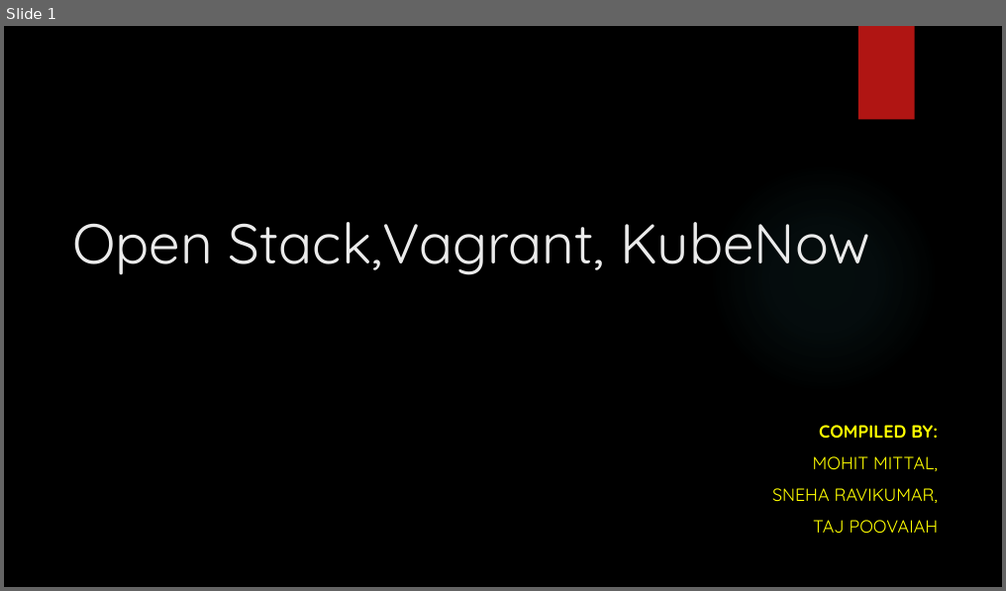
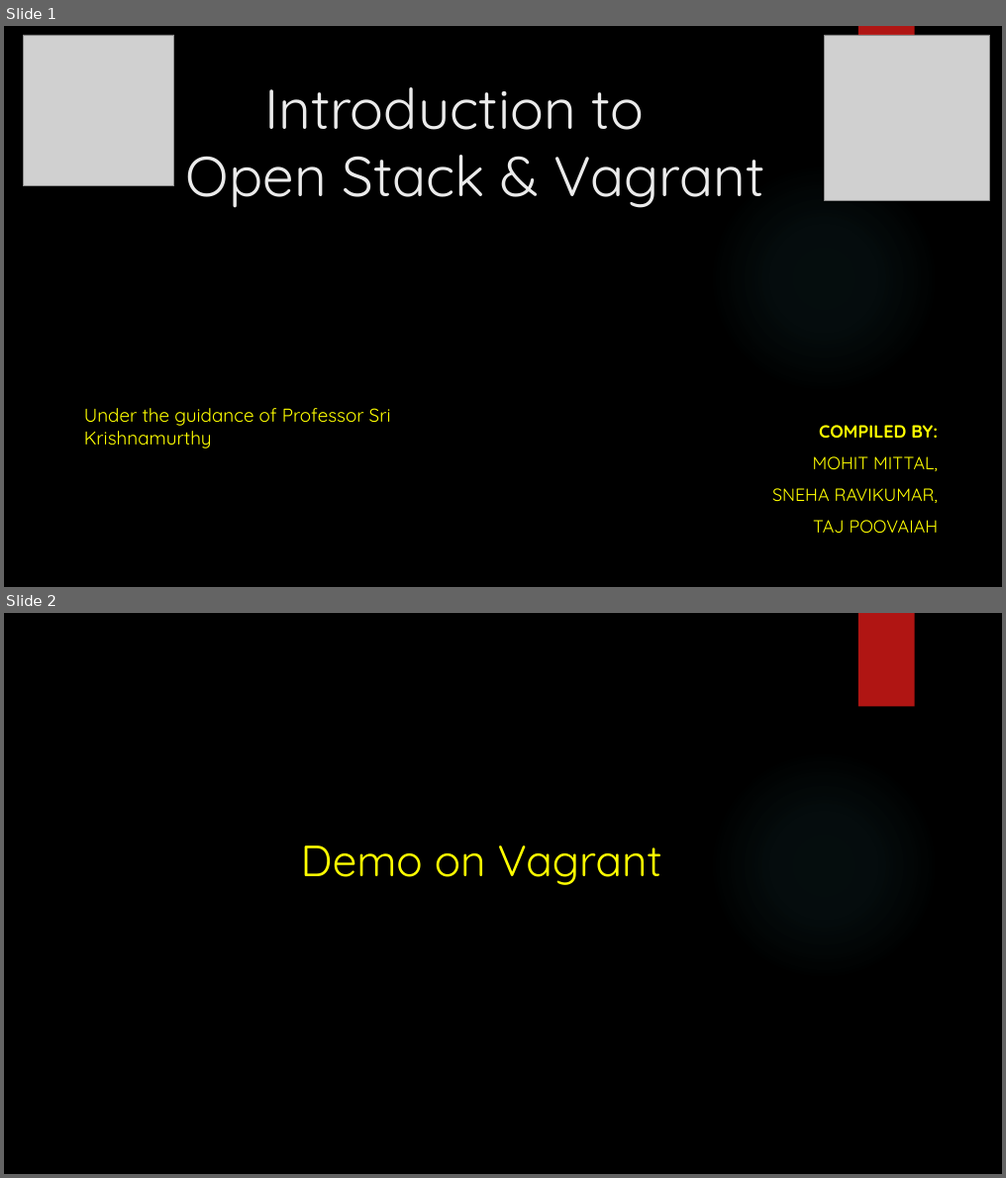
Before and after one commit to pptaj/ADS_Presentation, a slide deck: ADS_Presentation.pptx. Shown one above the other, each under a label of ours: slide 1 before the commit, slides 1 and 2 after it. The pictures are 1006x591 and 1006x1178 pixels, drawn with LibreOffice and Linux fonts; fonts in the diff are those of the drawing; grey boxes stand for pictures; background and template pictures are left out. Boxes give left, top, right and bottom in pixels: in the first picture for what was removed or moved away, otherwise in the second. Text is boxed around its words. In the diff, an @@ line names an element or a change of style, - is before the commit and + after.

```diff
--- a/ADS_Presentation.pptx
+++ b/ADS_Presentation.pptx
@@ slide 2 added at (4, 613, 1002, 1174), background picture (left out); not listed: 2 template elements that a slide beside it also shows @@
@@ title added at (301, 846, 662, 885), 42 pt, text #FFFF00 @@
+Demo on Vagrant
@@ slide 1 changed as well @@
@@ picture added at (23, 35, 174, 186) @@
@@ picture added at (825, 35, 990, 200) @@
@@ title at (186, 87, 765, 208): text changed @@
-Open Stack,Vagrant, KubeNow
+Introduction to
+Open Stack & Vagrant
@@ text added at (84, 408, 391, 449), 18 pt, text #FFFF00 @@
+Under the guidance of Professor Sri Krishnamurthy
```
Also in this commit, not shown: 4 other slides changed, 5 other slides added, 2 slides removed.
